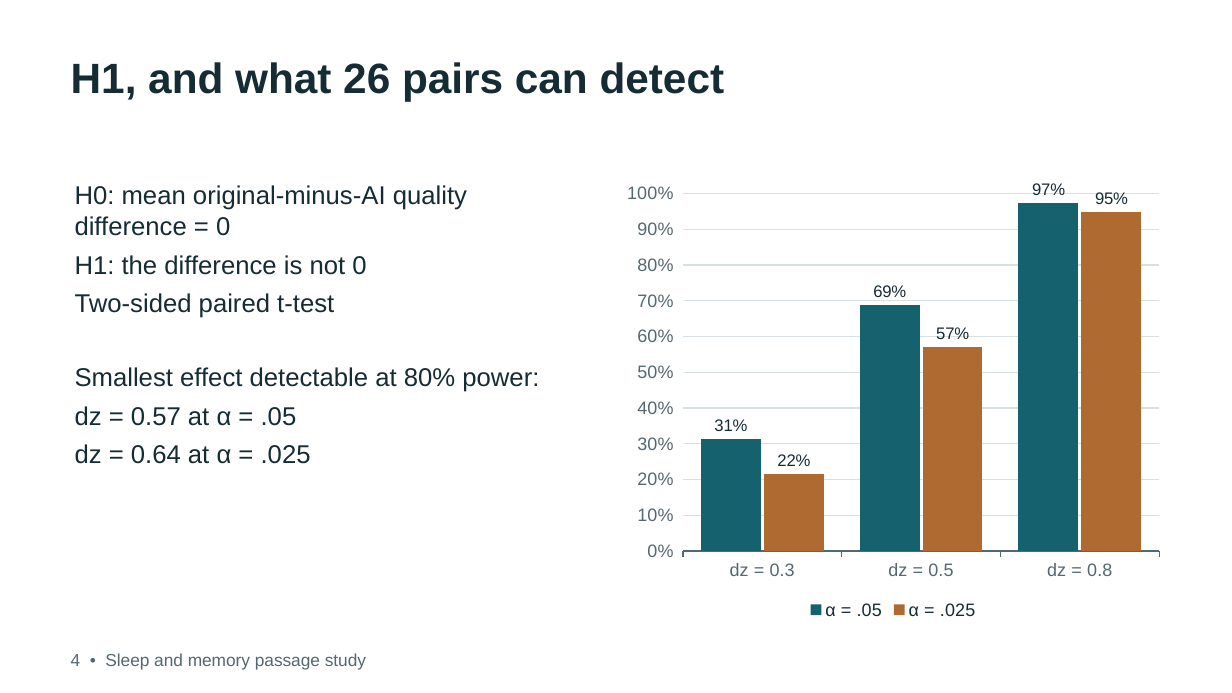
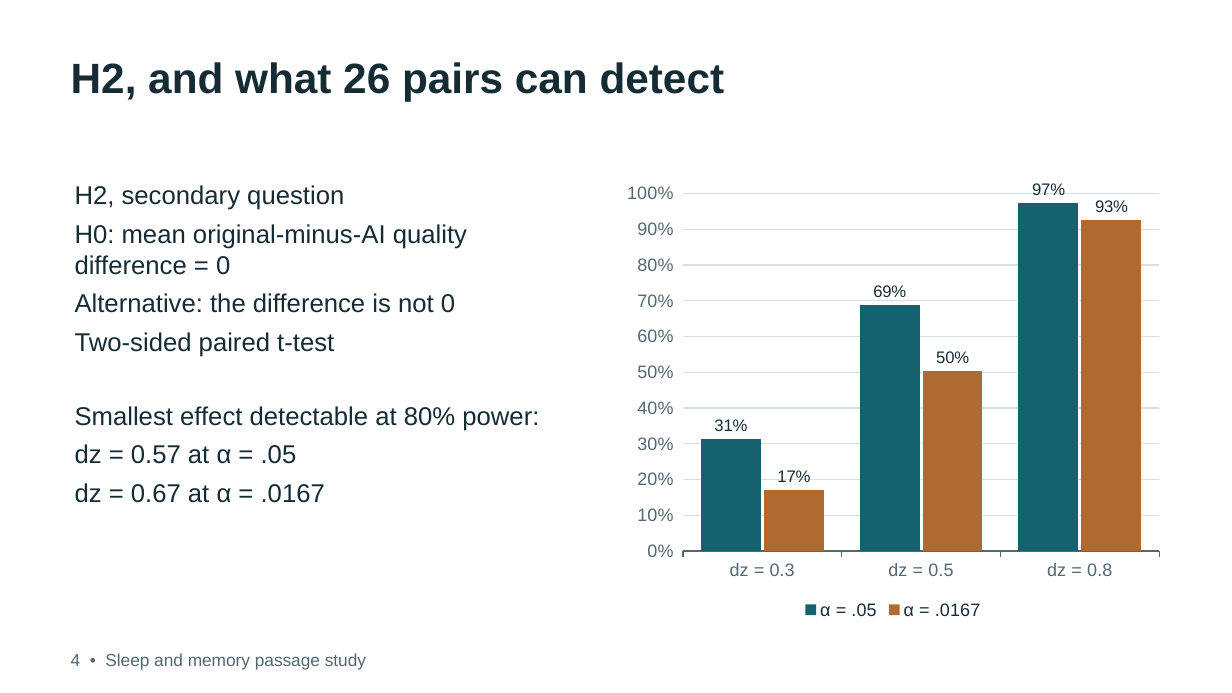
Before and after one commit to debshreechowdhury/sleep-memory-passage-study, a slide deck: slide 1 of presentation/data_quality.pptx. Drawn at 1232x693 pixels with LibreOffice and Linux fonts; fonts in the diff are those of the drawing. Boxes give left, top, right and bottom in pixels: in the first picture for what was removed or moved away, otherwise in the second. Text is boxed around its words. In the diff, an @@ line names an element or a change of style, - is before the commit and + after.

Commit message:
feat: restructure report around international vs domestic question

```diff
--- a/presentation/data_quality.pptx
+++ b/presentation/data_quality.pptx
@@ text at (x1=71, y1=62, x2=725, y2=101): text changed @@
-H1, and what 26 pairs can detect
+H2, and what 26 pairs can detect
@@ column chart at (x1=616, y1=175, x2=1171, y2=624) @@
-α = .025: 0.22, 0.57, 0.95
+α = .0167: 0.17, 0.5, 0.93
@@ text at (x1=75, y1=185, x2=344, y2=210): paragraph added @@
+H2, secondary question
@@ text at (x1=75, y1=293, x2=455, y2=313): text changed @@
-H1: the difference is not 0
+Alternative: the difference is not 0
@@ text at (x1=75, y1=483, x2=325, y2=503): text changed @@
-dz = 0.64 at α = .025
+dz = 0.67 at α = .0167
```
Also in this commit, not shown: 5 other slides changed, 51 other files.
